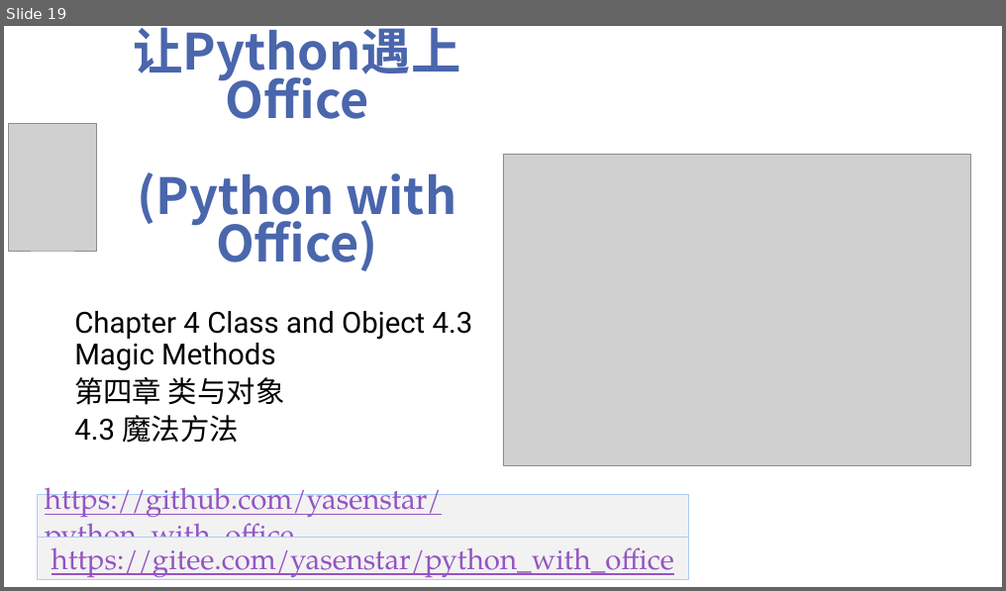
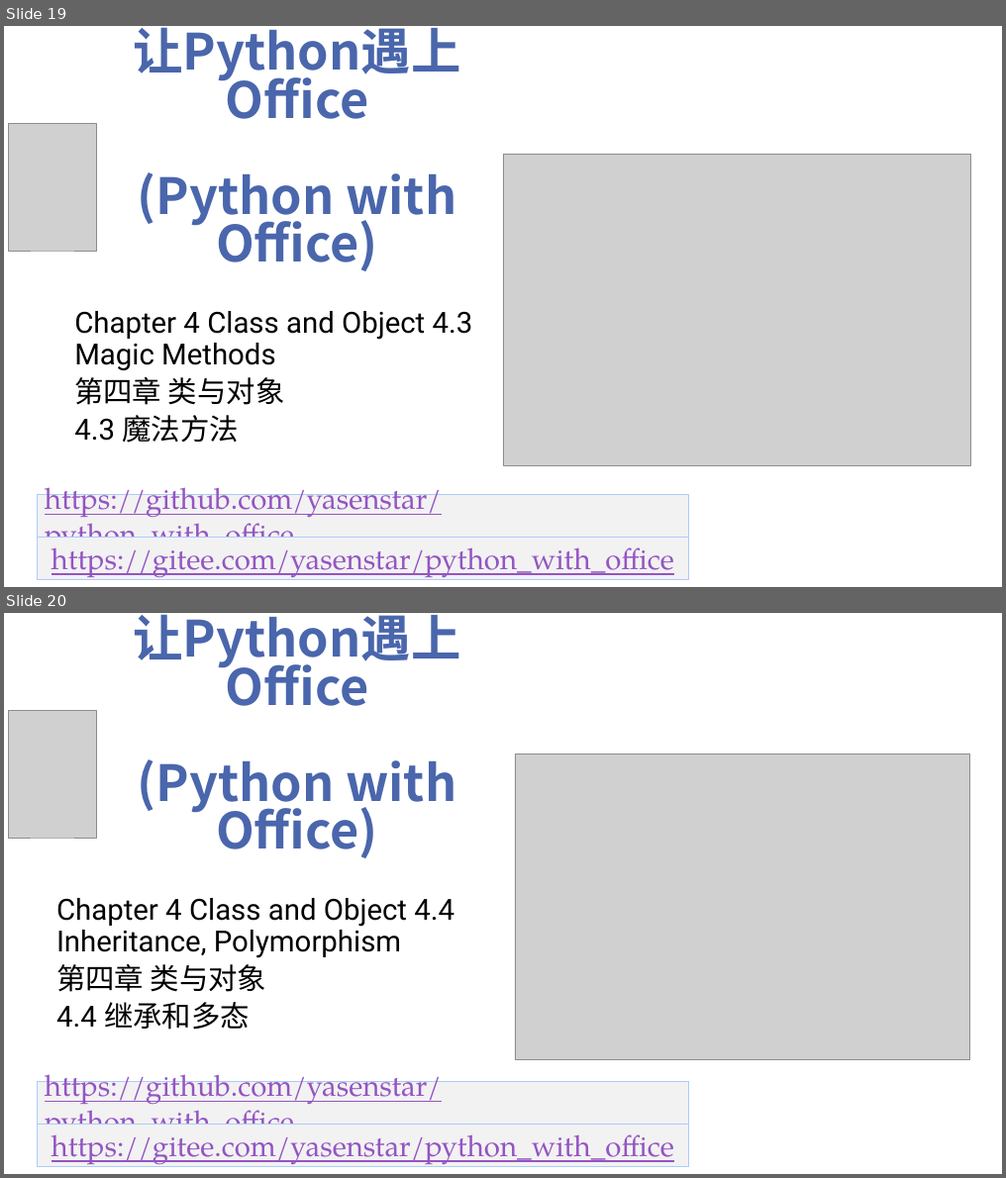
Before and after one commit to yasenstar/python_with_office, a slide deck: Video_Covers.pptx. Shown one above the other, each under a label of ours: slide 19 before the commit, slides 19 and 20 after it. The pictures are 1006x591 and 1006x1178 pixels, drawn with LibreOffice and Linux fonts; fonts in the diff are those of the drawing; grey boxes stand for pictures; background and template pictures are left out. Boxes give left, top, right and bottom in pixels: in the first picture for what was removed or moved away, otherwise in the second. Text is boxed around its words. In the diff, an @@ line names an element or a change of style, - is before the commit and + after.

```diff
--- a/Video_Covers.pptx
+++ b/Video_Covers.pptx
@@ slide 20 added at (4,613,1002,1174), background picture (left out) @@
@@ title added at (133,614,460,859), 48 pt, text #4A66AC, bold @@
+让Python遇上Office
+(Python with Office)
@@ picture added at (9,710,96,838) @@
@@ picture added at (515,755,969,1060) @@
@@ subtitle added at (56,898,454,1030), 28 pt, text #000000 @@
+Chapter 4 Class and Object 4.4 Inheritance, Polymorphism
+第四章 类与对象
+4.4 继承和多态
@@ rectangle added at (37,1081,688,1124), fill #F2F2F2, outline #ACCBF9 0.75 pt, 28 pt, text #9454C3, underline @@
+https://github.com/yasenstar/python_with_office
@@ rectangle added at (37,1124,688,1167), fill #F2F2F2, outline #ACCBF9 0.75 pt, 28 pt, text #9454C3, underline @@
+https://gitee.com/yasenstar/python_with_office
```
Also in this commit, not shown: 5 other files.
